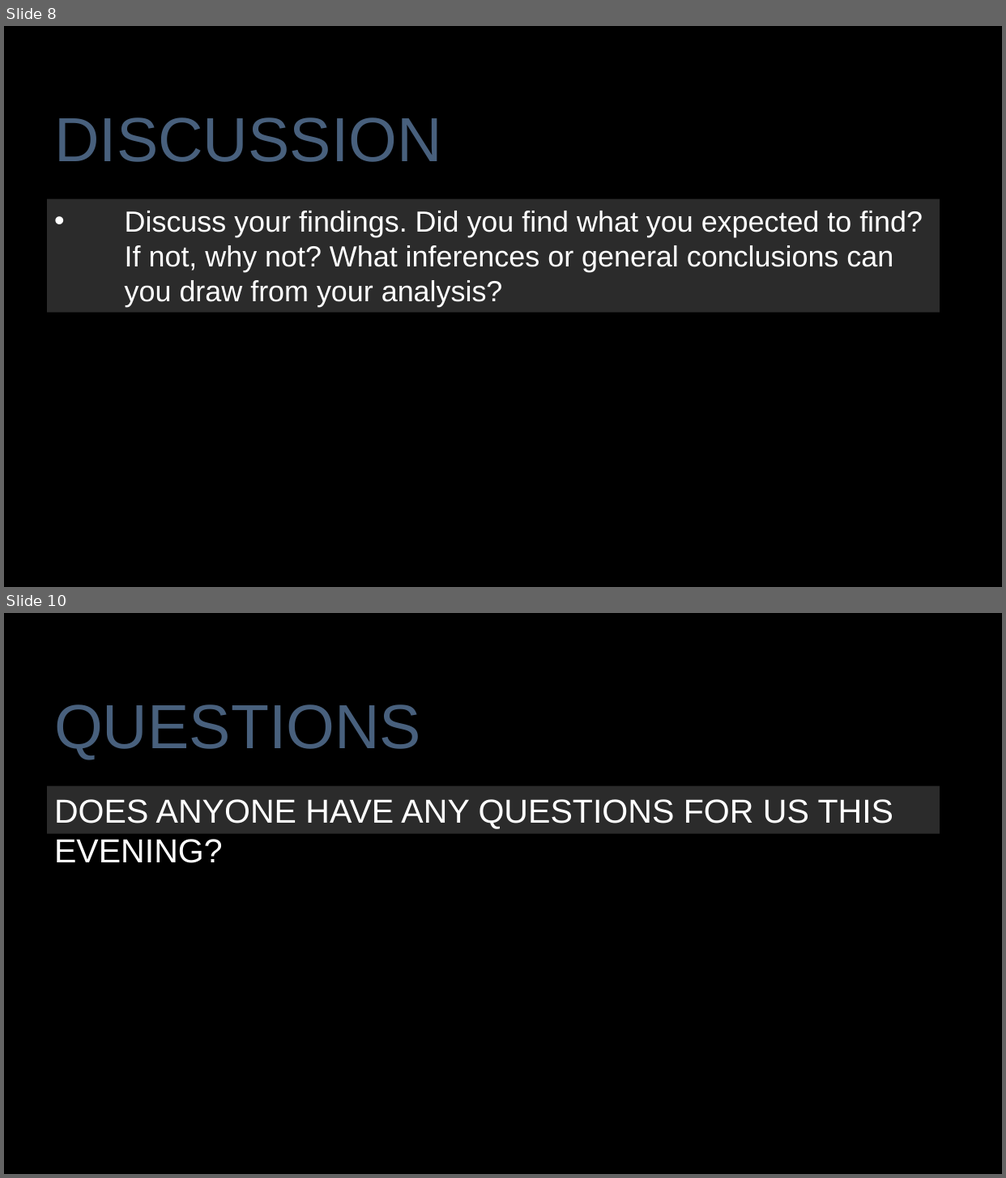
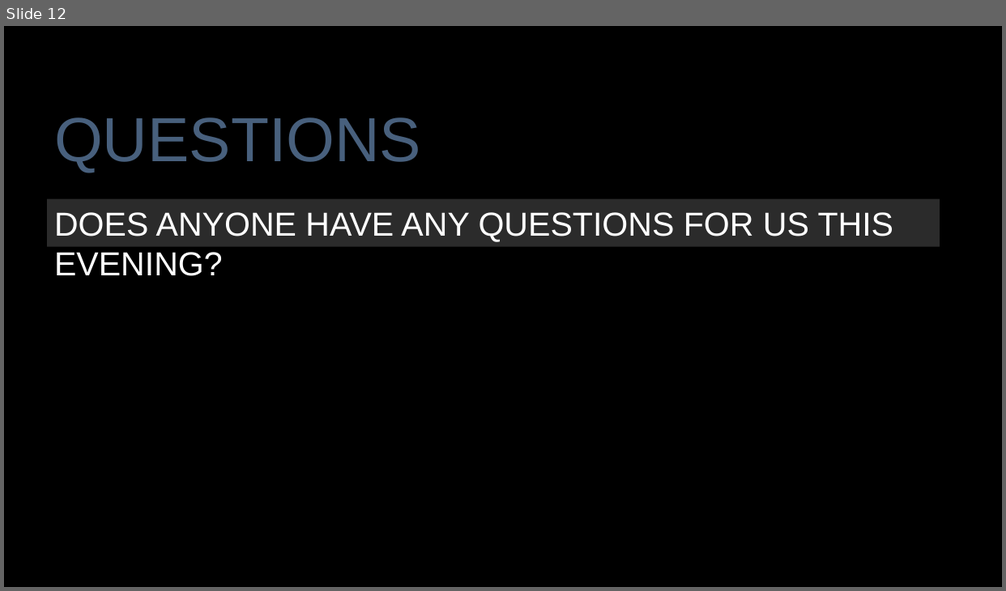
Before and after one commit to rigsbyk/Project-One, a slide deck: Presentation_Slides.pptx. Shown one above the other, each under a label of ours: slides 8 and 10 before the commit, slide 12 after it; the slides between them are not shown. The pictures are 1006x1178 and 1006x591 pixels, drawn with LibreOffice and Linux fonts; fonts in the diff are those of the drawing; background and template pictures are left out. Boxes give left, top, right and bottom in pixels: in the first picture for what was removed or moved away, otherwise in the second. Text is boxed around its words. In the diff, an @@ line names an element or a change of style, - is before the commit and + after.

```diff
--- a/Presentation_Slides.pptx
+++ b/Presentation_Slides.pptx
@@ slide 8 removed at [4, 26, 1002, 587], background picture (left out) @@
@@ text removed at [54, 118, 442, 162] @@
-DISCUSSION
@@ rectangle removed at [4, 138, 1002, 525] @@
@@ rectangle removed at [47, 199, 940, 312] @@
-• Discuss your findings. Did you find what you expected to find? If not, why not? What inferences or general conclusions can you draw from your analysis?
@@ what was slide 10 is now slide 12 @@
```
Also in this commit, not shown: 5 slides changed, 3 slides added, 25 other files.
